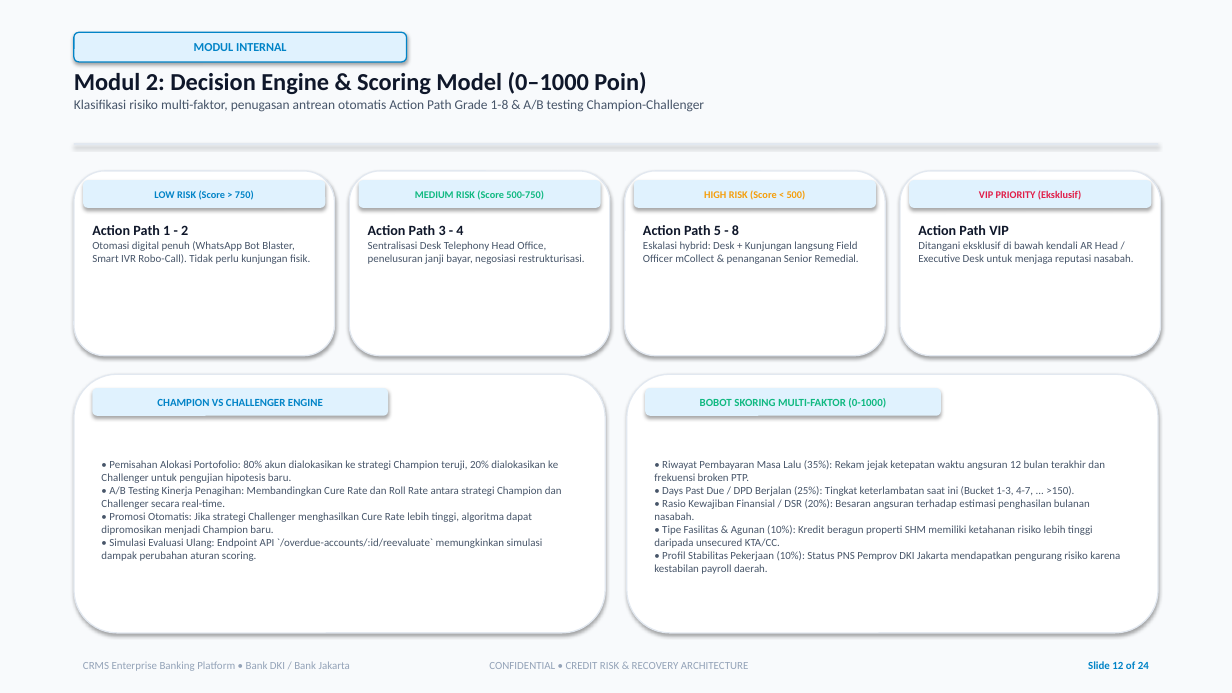
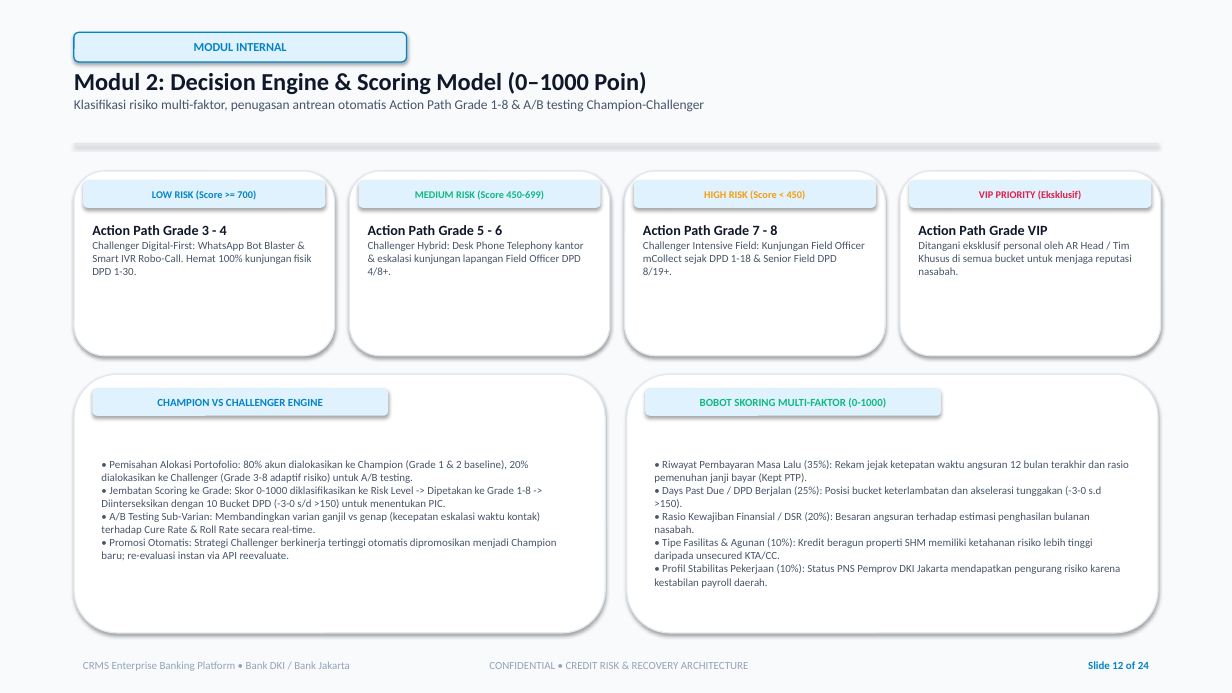
Before and after one commit to nurkholim15-bot/crms, a slide deck: slide 12 of CRMS_Presentation.pptx. Drawn at 1232x693 pixels with LibreOffice and Linux fonts; fonts in the diff are those of the drawing. Boxes give left, top, right and bottom in pixels: in the first picture for what was removed or moved away, otherwise in the second. Text is boxed around its words. In the diff, an @@ line names an element or a change of style, - is before the commit and + after.

Commit message:
docs: update scoring collection to grade mapping, 10-bucket matrix, and system docs

```diff
--- a/CRMS_Presentation.pptx
+++ b/CRMS_Presentation.pptx
@@ text in rounded rectangle at bbox=[152, 190, 256, 200]: text changed @@
-LOW RISK (Score > 750)
+LOW RISK (Score >= 700)
@@ text in rounded rectangle at bbox=[415, 190, 544, 200]: text changed @@
-MEDIUM RISK (Score 500-750)
+MEDIUM RISK (Score 450-699)
@@ text in rounded rectangle at bbox=[704, 190, 806, 200]: text changed @@
-HIGH RISK (Score < 500)
+HIGH RISK (Score < 450)
@@ text at bbox=[92, 225, 312, 275]: text changed @@
-Action Path 1 - 2
-Otomasi digital penuh (WhatsApp Bot Blaster, Smart IVR Robo-Call). Tidak perlu kunjungan fisik.
+Action Path Grade 3 - 4
+Challenger Digital-First: WhatsApp Bot Blaster & Smart IVR Robo-Call. Hemat 100% kunjungan fisik DPD 1-30.
@@ text at bbox=[368, 225, 584, 276]: text changed @@
-Action Path 3 - 4
-Sentralisasi Desk Telephony Head Office, penelusuran janji bayar, negosiasi restrukturisasi.
+Action Path Grade 5 - 6
+Challenger Hybrid: Desk Phone Telephony kantor & eskalasi kunjungan lapangan Field Officer DPD 4/8+.
@@ text at bbox=[643, 225, 865, 276]: text changed @@
-Action Path 5 - 8
-Eskalasi hybrid: Desk + Kunjungan langsung Field Officer mCollect & penanganan Senior Remedial.
+Action Path Grade 7 - 8
+Challenger Intensive Field: Kunjungan Field Officer mCollect sejak DPD 1-18 & Senior Field DPD 8/19+.
@@ text at bbox=[918, 225, 1132, 275]: text changed @@
-Action Path VIP
-Ditangani eksklusif di bawah kendali AR Head / Executive Desk untuk menjaga reputasi nasabah.
+Action Path Grade VIP
+Ditangani eksklusif personal oleh AR Head / Tim Khusus di semua bucket untuk menjaga reputasi nasabah.
@@ text at bbox=[101, 460, 556, 560]: text changed @@
-• Pemisahan Alokasi Portofolio: 80% akun dialokasikan ke strategi Champion teruji, 20% dialokasikan ke Challenger untuk pengujian hipotesis baru.
-• A/B Testing Kinerja Penagihan: Membandingkan Cure Rate dan Roll Rate antara strategi Champion dan Challenger secara real-time.
-• Promosi Otomatis: Jika strategi Challenger menghasilkan Cure Rate lebih tinggi, algoritma dapat dipromosikan menjadi Champion baru.
-• Simulasi Evaluasi Ulang: Endpoint API `/overdue-accounts/:id/reevaluate` memungkinkan simulasi dampak perubahan aturan scoring.
+• Pemisahan Alokasi Portofolio: 80% akun dialokasikan ke Champion (Grade 1 & 2 baseline), 20% dialokasikan ke Challenger (Grade 3-8 adaptif risiko) untuk A/B testing.
+• Jembatan Scoring ke Grade: Skor 0-1000 diklasifikasikan ke Risk Level -> Dipetakan ke Grade 1-8 -> Diinterseksikan dengan 10 Bucket DPD (-3-0 s/d >150) untuk menentukan PIC.
+• A/B Testing Sub-Varian: Membandingkan varian ganjil vs genap (kecepatan eskalasi waktu kontak) terhadap Cure Rate & Roll Rate secara real-time.
+• Promosi Otomatis: Strategi Challenger berkinerja tertinggi otomatis dipromosikan menjadi Champion baru; re-evaluasi instan via API reevaluate.
@@ text at bbox=[654, 460, 1129, 508]: text changed @@
-• Riwayat Pembayaran Masa Lalu (35%): Rekam jejak ketepatan waktu angsuran 12 bulan terakhir dan frekuensi broken PTP.
-• Days Past Due / DPD Berjalan (25%): Tingkat keterlambatan saat ini (Bucket 1-3, 4-7, ... >150).
+• Riwayat Pembayaran Masa Lalu (35%): Rekam jejak ketepatan waktu angsuran 12 bulan terakhir dan rasio pemenuhan janji bayar (Kept PTP).
+• Days Past Due / DPD Berjalan (25%): Posisi bucket keterlambatan dan akselerasi tunggakan (-3-0 s.d >150).
```
Also in this commit, not shown: 6 other files.
